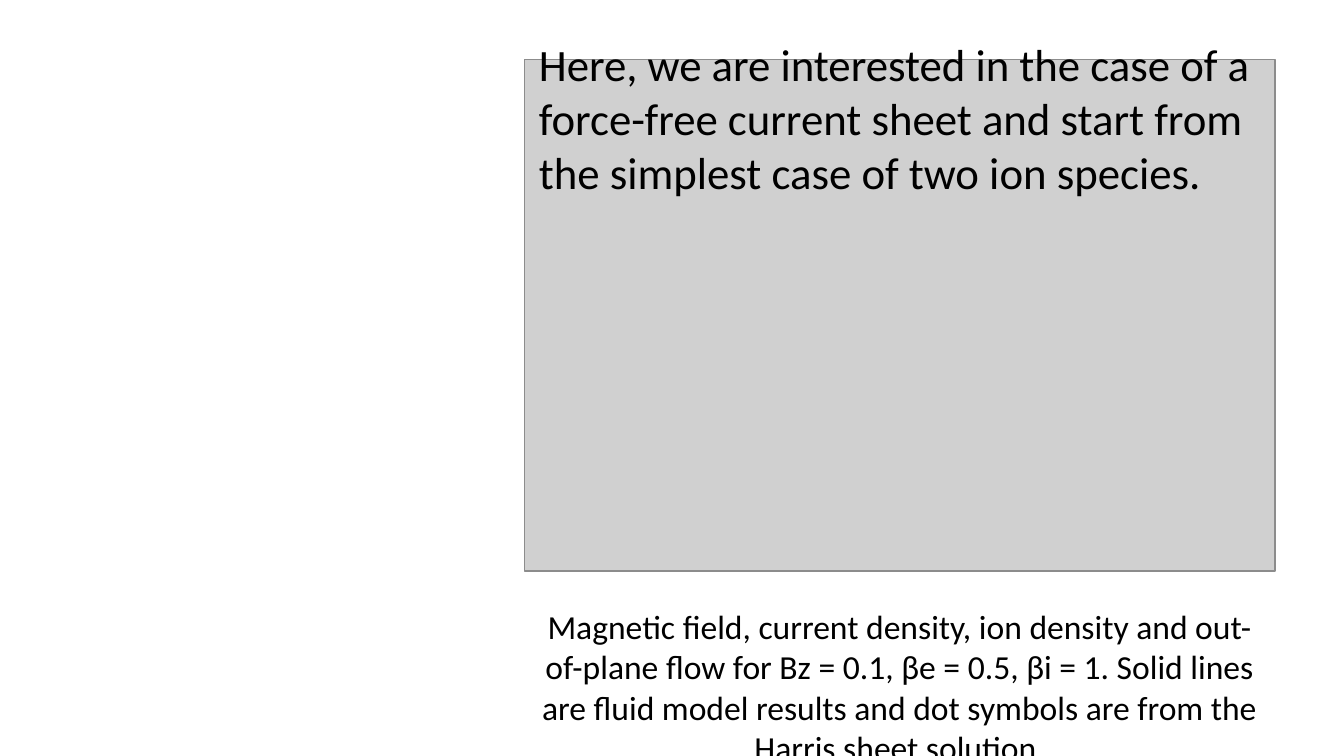
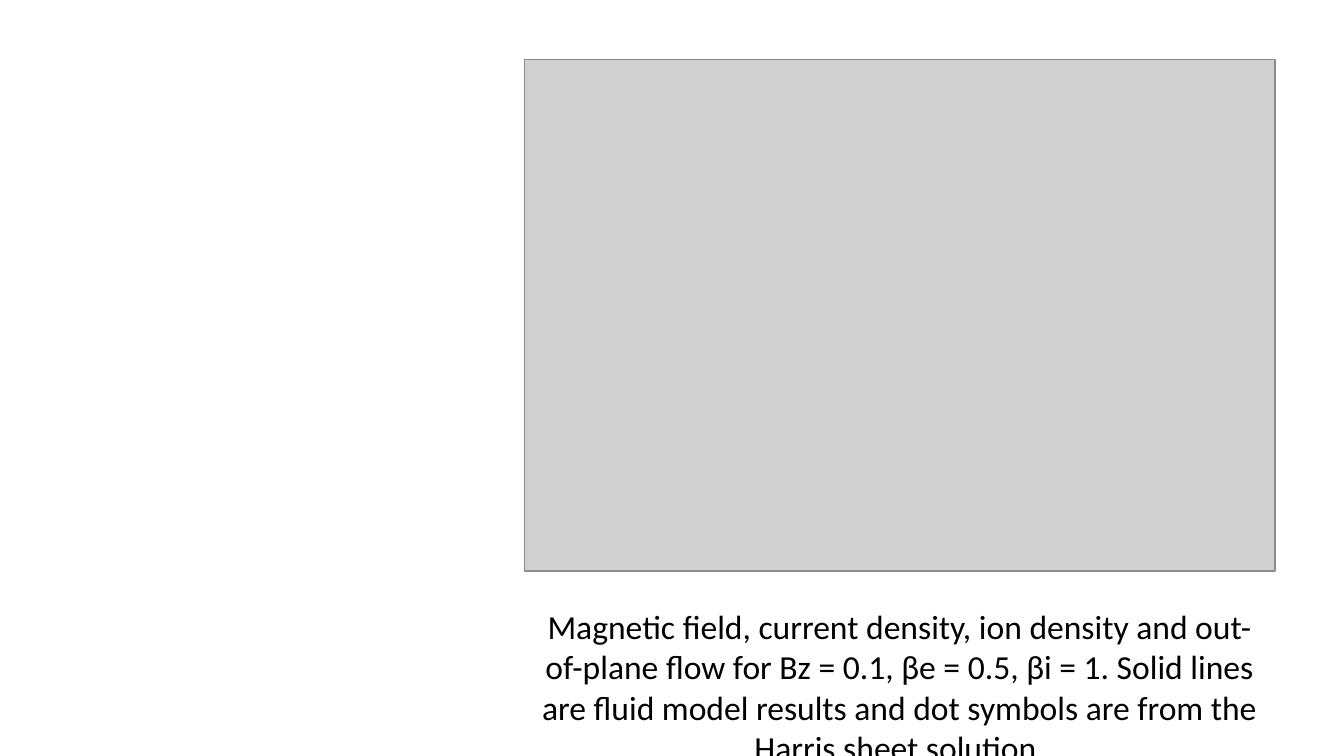
Before and after one commit to Beforerr/cs_theory, a slide deck: slide 8 of presentations/index.pptx (slide 6 before the commit). Drawn at 1344x756 pixels with LibreOffice and Linux fonts; fonts in the diff are those of the drawing; grey boxes stand for pictures. Boxes give left, top, right and bottom in pixels: in the first picture for what was removed or moved away, otherwise in the second. Text is boxed around its words. In the diff, an @@ line names an element or a change of style, - is before the commit and + after.

```diff
--- a/presentations/index.pptx
+++ b/presentations/index.pptx
@@ text removed at (539,44,1249,197) @@
-Here, we are interested in the case of a force-free current sheet and start from the simplest case of two ion species.
```
Also in this commit, not shown: 5 other slides changed, 21 slides added, 4 slides removed, 4 other files.
